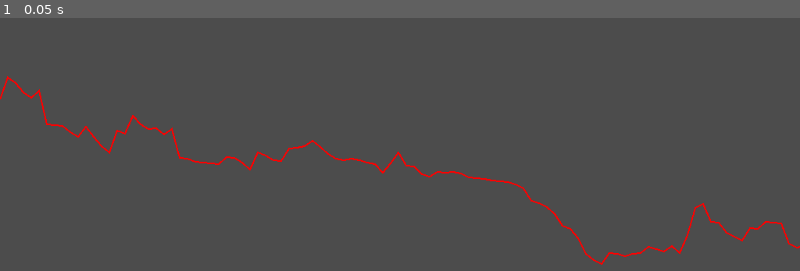
Above: before the commit, frame 1.
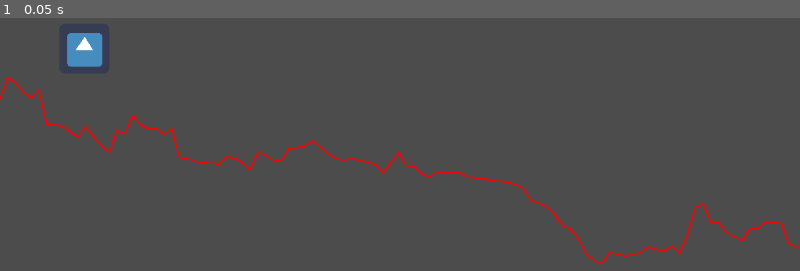
Above: after the commit, the same moment.

Repository: majormunky/advent_of_code
Game: Godot game, scene res://World.tscn
Same seed, same stepped clock (60 frames per second), same inputs: the game is played once before the commit and once after it. The engine's default icon, where the game draws it, is replaced by a stand-in: a white triangle on a blue panel in a dark square.
Inputs:
- Up to frame 1 (0.05 s): no input

The runs differ from the first frame. In frame 1, 0.6% of the frame differs, in the area x 8-13%, y 5-20%.

Commit message:
Added a submarine node

Diff:
--- /dev/null
+++ b/2021/godot/day1/Submarine.gd
@@ -0,0 +1,16 @@
+extends KinematicBody2D
+
+
+# Declare member variables here. Examples:
+# var a = 2
+# var b = "text"
+
+
+# Called when the node enters the scene tree for the first time.
+func _ready():
+	pass # Replace with function body.
+
+
+# Called every frame. 'delta' is the elapsed time since the previous frame.
+#func _process(delta):
+#	pass
--- /dev/null
+++ b/2021/godot/day1/Submarine.tscn
@@ -0,0 +1,16 @@
+[gd_scene load_steps=4 format=2]
+
+[ext_resource path="res://icon.png" type="Texture" id=1]
+[ext_resource path="res://Submarine.gd" type="Script" id=2]
+
+[sub_resource type="CircleShape2D" id=1]
+radius = 20.0998
+
+[node name="Submarine" type="KinematicBody2D"]
+script = ExtResource( 2 )
+
+[node name="Sprite" type="Sprite" parent="."]
+texture = ExtResource( 1 )
+
+[node name="CollisionShape2D" type="CollisionShape2D" parent="."]
+shape = SubResource( 1 )
--- a/2021/godot/day1/World.tscn
+++ b/2021/godot/day1/World.tscn
@@ -1,6 +1,7 @@
-[gd_scene load_steps=2 format=2]
+[gd_scene load_steps=3 format=2]
 
 [ext_resource path="res://World.gd" type="Script" id=1]
+[ext_resource path="res://Submarine.tscn" type="PackedScene" id=2]
 
 [node name="World" type="Node2D"]
 script = ExtResource( 1 )
@@ -8,3 +9,6 @@
 [node name="Line2D" type="Line2D" parent="."]
 width = 2.0
 default_color = Color( 1, 0, 0, 1 )
+
+[node name="Submarine" parent="." instance=ExtResource( 2 )]
+position = Vector2( 108, 115 )
